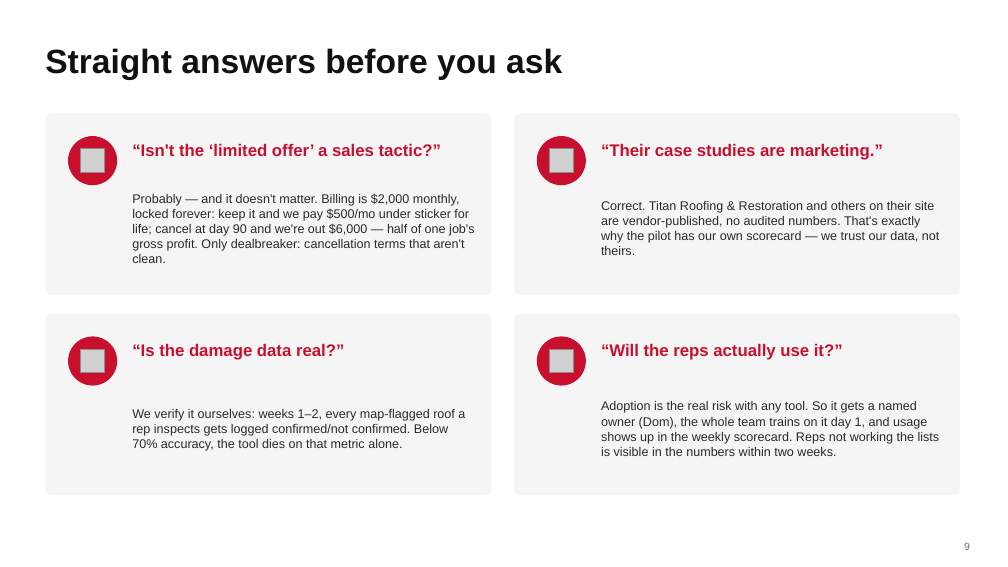
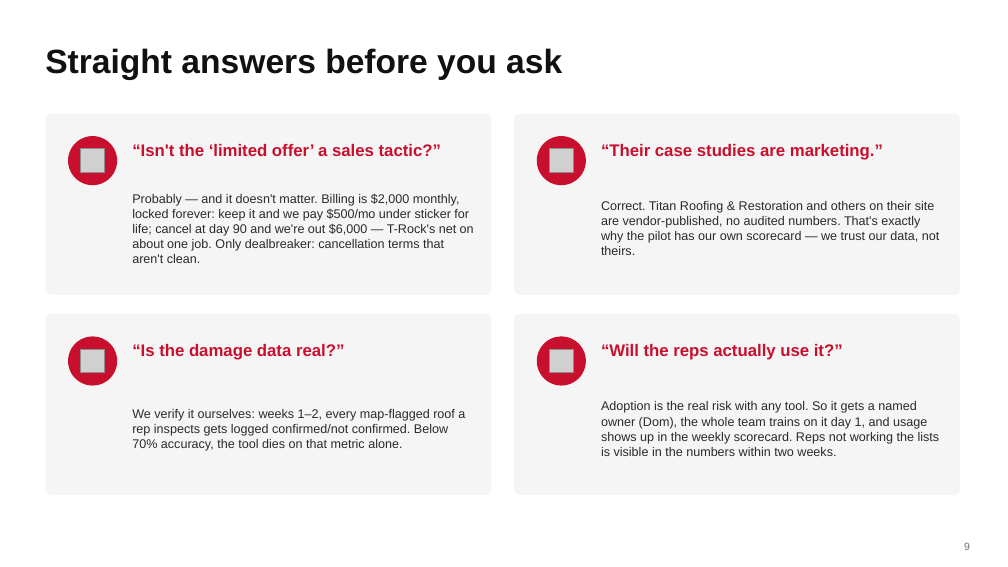
Before and after one commit to DommyD26/roofing-site-template, a slide deck: slide 9 of pitch/Storm-Scout-Pitch.pptx. Drawn at 1008x567 pixels with LibreOffice and Linux fonts; fonts in the diff are those of the drawing; grey boxes stand for pictures. Boxes give left, top, right and bottom in pixels: in the first picture for what was removed or moved away, otherwise in the second. Text is boxed around its words. In the diff, an @@ line names an element or a change of style, - is before the commit and + after.

```diff
--- a/pitch/Storm-Scout-Pitch.pptx
+++ b/pitch/Storm-Scout-Pitch.pptx
@@ text at [132, 193, 474, 263]: text changed @@
-Probably — and it doesn't matter. Billing is $2,000 monthly, locked forever: keep it and we pay $500/mo under sticker for life; cancel at day 90 and we're out $6,000 — half of one job's gross profit. Only dealbreaker: cancellation terms that aren't clean.
+Probably — and it doesn't matter. Billing is $2,000 monthly, locked forever: keep it and we pay $500/mo under sticker for life; cancel at day 90 and we're out $6,000 — T-Rock's net on about one job. Only dealbreaker: cancellation terms that aren't clean.
```
Also in this commit, not shown: 3 other slides changed, 1 other file.
